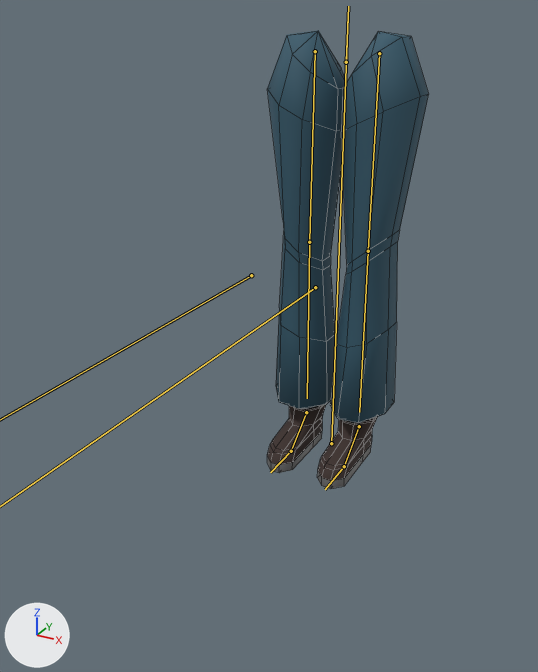
The FBX model A3DPIE/Assets/Assets/Meshes/Characters/BodyParts/LegsBaggy2.fbx, before and after one commit.
Before and after are seen from a camera (50 mm lens) standing at (0.735, -1.711, 1.152) and looking at (-0.007, -0.362, 0.478). Lighting does not change. The marker at lower left points along +X, +Y and +Z. The bones that bend it are drawn over the model as lines. Mesh edges are drawn as thin lines.

Objects in the first picture: 'LegsBaggy2'.
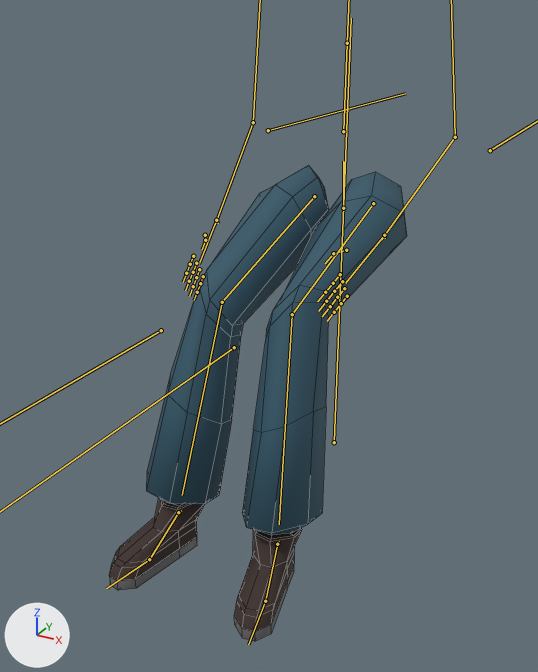
The newer file adds an action. The first version stands in its rest pose; the second is drawn at frame 1 of the action 'Armature|Sit1'.

Location of each change, [x1, y1, x2, y2] in pixels of the pictures (538 x 672 px):
'LegsBaggy2', posed (83% wider): before [267, 30, 429, 489]; after [109, 165, 407, 642]
bone 'root', root to tip: before (331, 443) to (348, 15); after (334, 442) to (351, 18)
bone 'spine1', root to tip: before (346, 62) to (348, 6); after (343, 208) to (343, 161)
bone 'leg1.L', root to tip: before (379, 53) to (368, 251); after (373, 203) to (292, 314)
bone 'leg2.L', root to tip: before (368, 251) to (359, 412); after (292, 314) to (279, 524)
bone 'leg1.R', root to tip: before (315, 51) to (309, 242); after (314, 196) to (222, 302)
bone 'leg2.R', root to tip: before (309, 242) to (307, 398); after (222, 302) to (182, 495)
bone 'heelIK.L', root to tip: before (359, 426) to (360, 425); after (277, 544) to (279, 541)
bone 'heelIK.R', root to tip: before (306, 412) to (308, 411); after (178, 512) to (181, 510)

The edits, one by one:
Bone 'root' (bone_root) moves from (0.0, 0.0, 0.0) to (0.0, -0.007, -0.019).
Bone 'spine1' (bone_spine1) moves from (0.0, 0.0, 0.0) to (0.0, -0.343, 0.0).
Bone 'spine1' (bone_spine1) turns from (0, 0, 0) to (6, 0, 0) degrees about its own x, y and z.
Bone 'leg1.L' (bone_leg1_l) turns from (0, 0, 0) to (0, 4, 78) degrees about its own x, y and z.
Bone 'leg2.L' (bone_leg2_l) turns from (0, 0, 0) to (0, 0, -59) degrees about its own x, y and z.
Bone 'leg1.R' (bone_leg1_r) turns from (0, 0, 0) to (-1, -6, -77) degrees about its own x, y and z.
Bone 'leg2.R' (bone_leg2_r) turns from (0, 0, 0) to (0, 0, 56) degrees about its own x, y and z.
Bone 'heelIK.L' (bone_heelik_l) moves from (0.0, 0.0, 0.0) to (0.0, -0.563, -0.034).
Bone 'heelIK.L' (bone_heelik_l) turns from (0, 0, 0) to (13, 0, 0) degrees about its own x, y and z.
Bone 'heelIK.R' (bone_heelik_r) moves from (0.0, 0.0, 0.0) to (0.0, -0.576, -0.06).
Bone 'heelIK.R' (bone_heelik_r) turns from (0, 0, 0) to (11, 0, 0) degrees about its own x, y and z.
